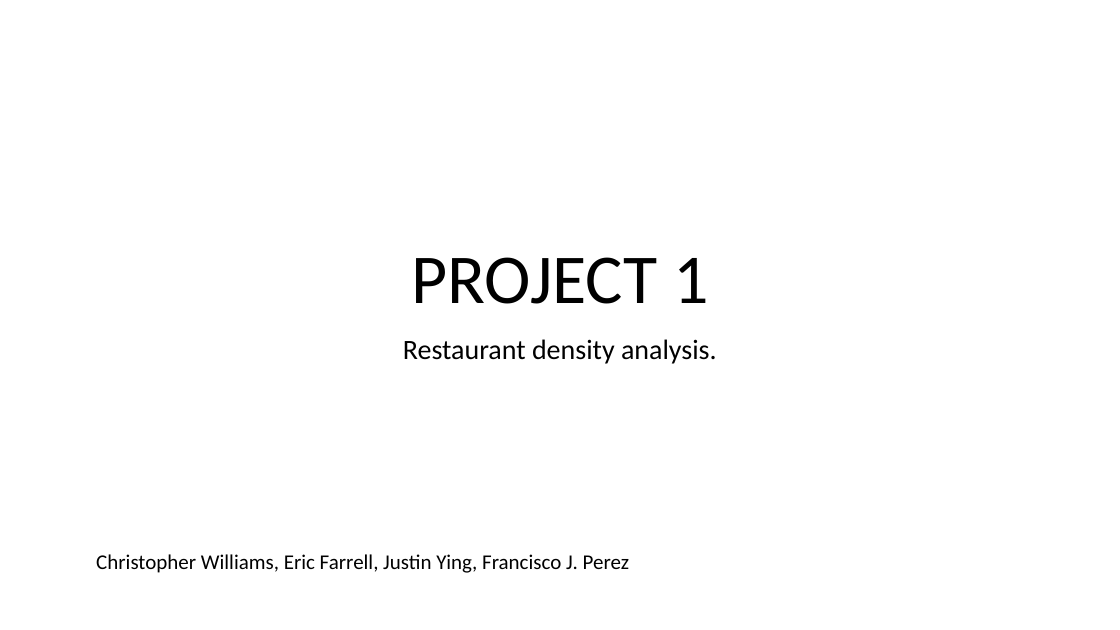
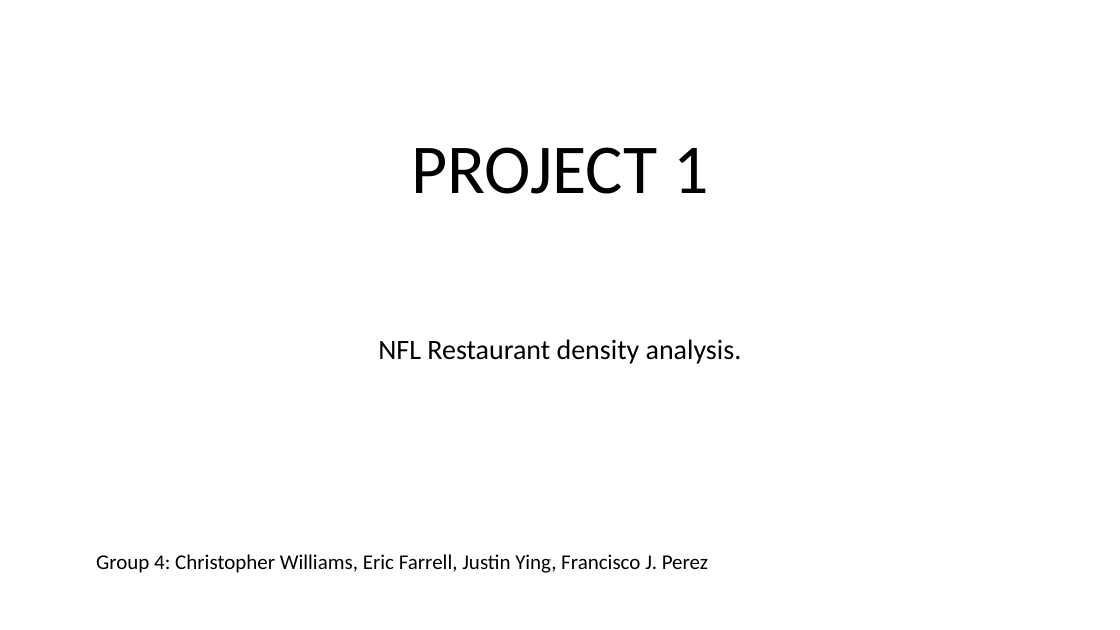
Before and after one commit to jjying89/Yelp-Restaurants-Analysis, a slide deck: slide 1 of Presentation/Team_4-Restaurant_Density_Analysis..pptx. Drawn at 1120x630 pixels with LibreOffice and Linux fonts; fonts in the diff are those of the drawing. Boxes give left, top, right and bottom in pixels: in the first picture for what was removed or moved away, otherwise in the second. Text is boxed around its words. In the diff, an @@ line names an element or a change of style, - is before the commit and + after.

```diff
--- a/Presentation/Team_4-Restaurant_Density_Analysis..pptx
+++ b/Presentation/Team_4-Restaurant_Density_Analysis..pptx
@@ title "PROJECT 1" at [411,147,708,194]: vertical alignment bottom to middle @@
@@ subtitle at [378,339,742,364]: text changed @@
-Restaurant density analysis.
+NFL Restaurant density analysis.
@@ text at [96,554,708,573]: text changed @@
-Christopher Williams, Eric Farrell, Justin Ying, Francisco J. Perez
+Group 4: Christopher Williams, Eric Farrell, Justin Ying, Francisco J. Perez
```
Also in this commit, not shown: 2 other slides changed, 5 slides added.
